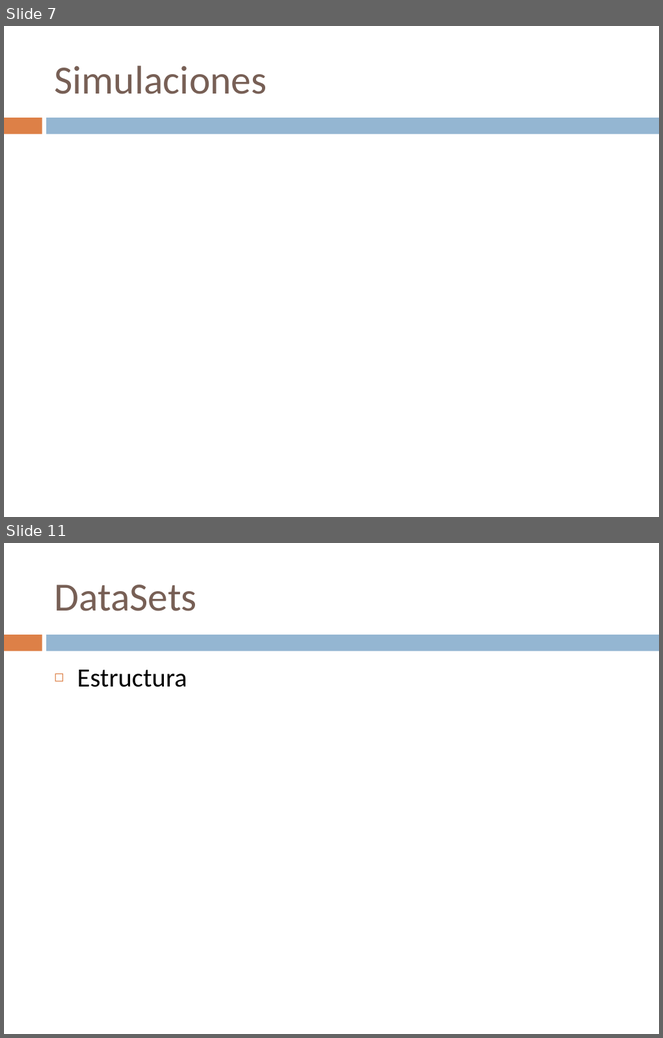
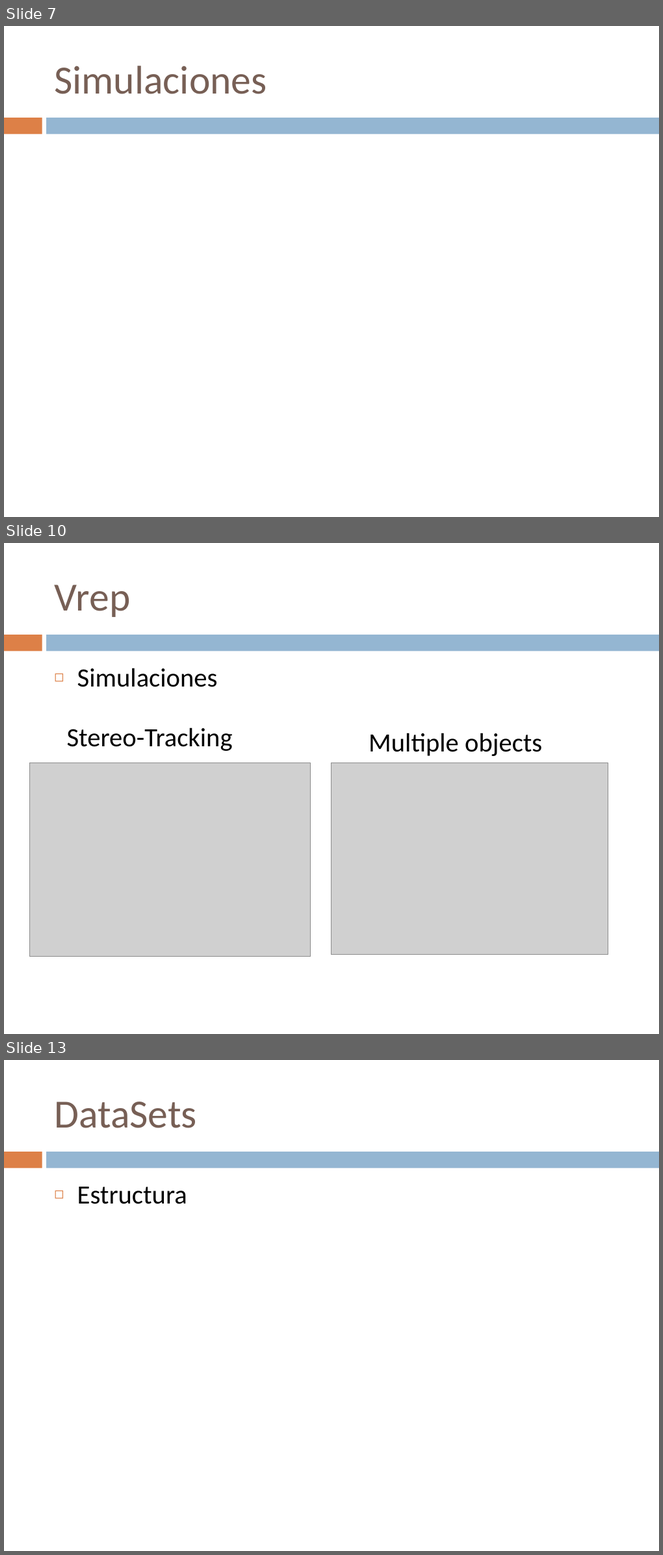
Before and after one commit to Bardo91/PFC, a slide deck: presentation.pptx. Shown one above the other, each under a label of ours: slides 7 and 11 before the commit, slides 7, 10 and 13 after it; the slides between them are not shown. The pictures are 663x1038 and 663x1555 pixels, drawn with LibreOffice and Linux fonts; fonts in the diff are those of the drawing; grey boxes stand for pictures. Boxes give left, top, right and bottom in pixels: in the first picture for what was removed or moved away, otherwise in the second. Text is boxed around its words. In the diff, an @@ line names an element or a change of style, - is before the commit and + after.

Commit message:
ppt vrep simulation

```diff
--- a/presentation.pptx
+++ b/presentation.pptx
@@ slide 10 added at [4, 543, 659, 1034], background #FFFFFF; not listed: 2 template elements that a slide beside it also shows @@
@@ title added at [54, 585, 130, 617], 44 pt, text #775F55 @@
+Vrep
@@ text added at [77, 668, 218, 687], 29 pt, text #000000 @@
+◻ Simulaciones
@@ text added at [67, 728, 233, 751], 29 pt, text #000000 @@
+Stereo-Tracking
@@ text added at [369, 733, 542, 756], 29 pt, text #000000 @@
+Multiple objects
@@ picture added at [29, 763, 310, 956] @@
@@ picture added at [332, 763, 608, 955] @@
@@ what was slide 11 is now slide 13 @@
```
Also in this commit, not shown: 3 slides changed, 2 other slides added, 1 slide removed.
